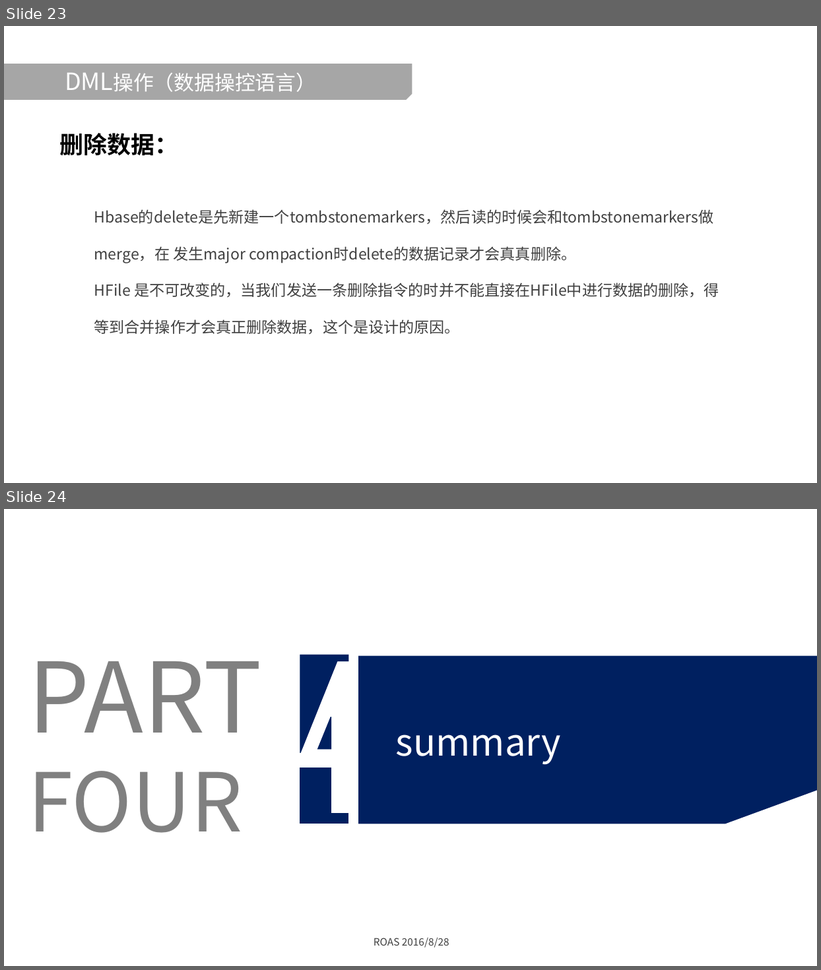
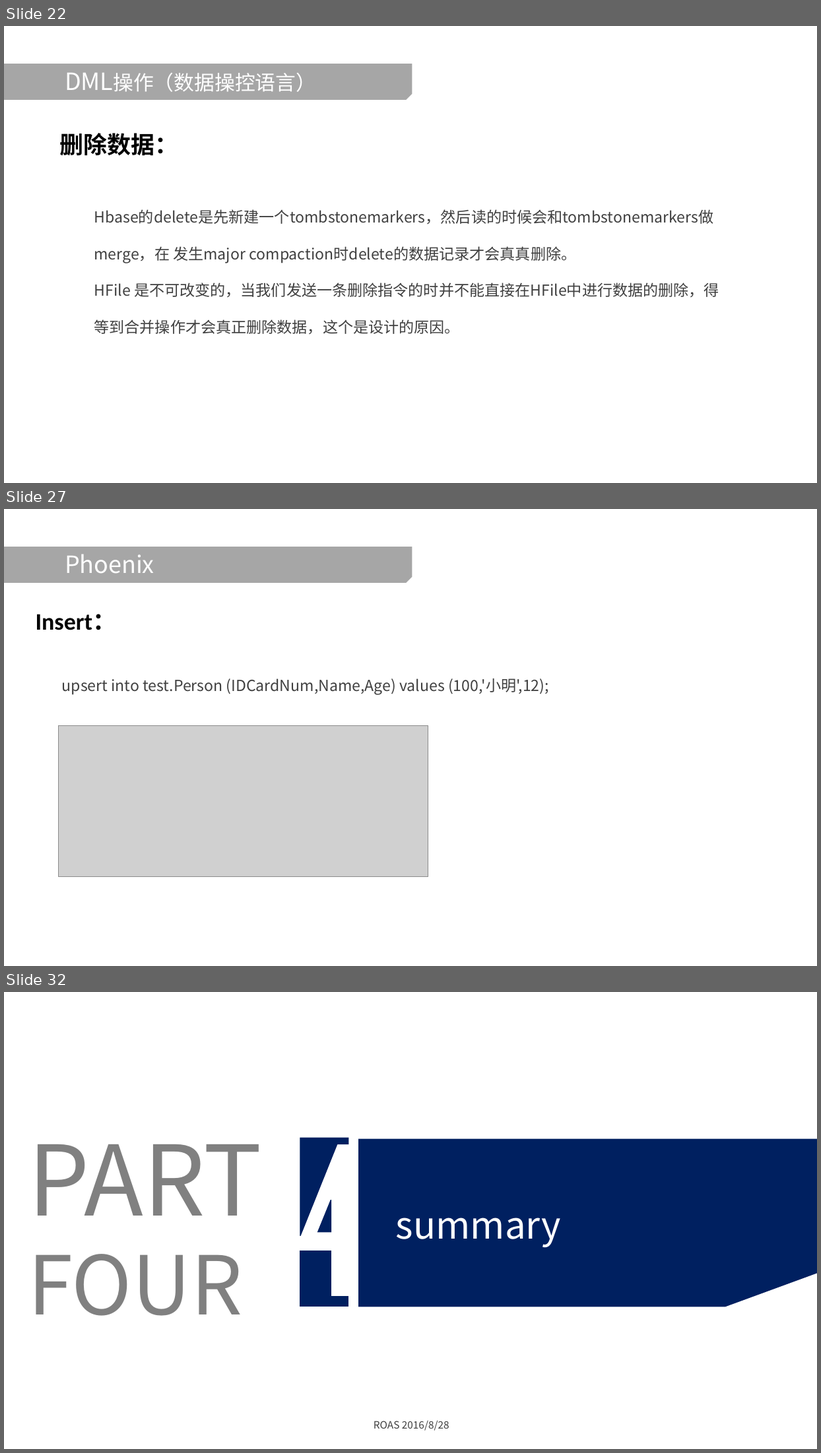
Before and after one commit to Guosmilesmile/hbaseDoc, a slide deck: Hbase学习分享.pptx. Shown one above the other, each under a label of ours: slides 23 and 24 before the commit, slides 22, 27 and 32 after it; the slides between them are not shown. The pictures are 821x970 and 821x1453 pixels, drawn with LibreOffice and Linux fonts; fonts in the diff are those of the drawing; grey boxes stand for pictures; background and template pictures are left out. Boxes give left, top, right and bottom in pixels: in the first picture for what was removed or moved away, otherwise in the second. Text is boxed around its words. In the diff, an @@ line names an element or a change of style, - is before the commit and + after.

Commit message:
add phoenix

```diff
--- a/Hbase学习分享.pptx
+++ b/Hbase学习分享.pptx
@@ slide 27 added at <box>4,509,817,966</box>, background picture (left out) @@
@@ snip rect added at <box>4,547,412,583</box>, fill #A6A6A6 @@
@@ title added at <box>65,554,154,573</box>, 28 pt, text #FFFFFF @@
+Phoenix
@@ text added at <box>36,614,116,630</box>, 28 pt, text #000000, bold @@
+Insert：
@@ text added at <box>62,679,549,694</box>, 18 pt, text #404040 @@
+upsert into test.Person (IDCardNum,Name,Age) values (100,'小明',12);
@@ picture added at <box>59,725,428,877</box> @@
@@ what was slide 23 is now slide 22 @@
@@ what was slide 24 is now slide 32 @@
```
Also in this commit, not shown: 3 slides changed, 7 other slides added.
